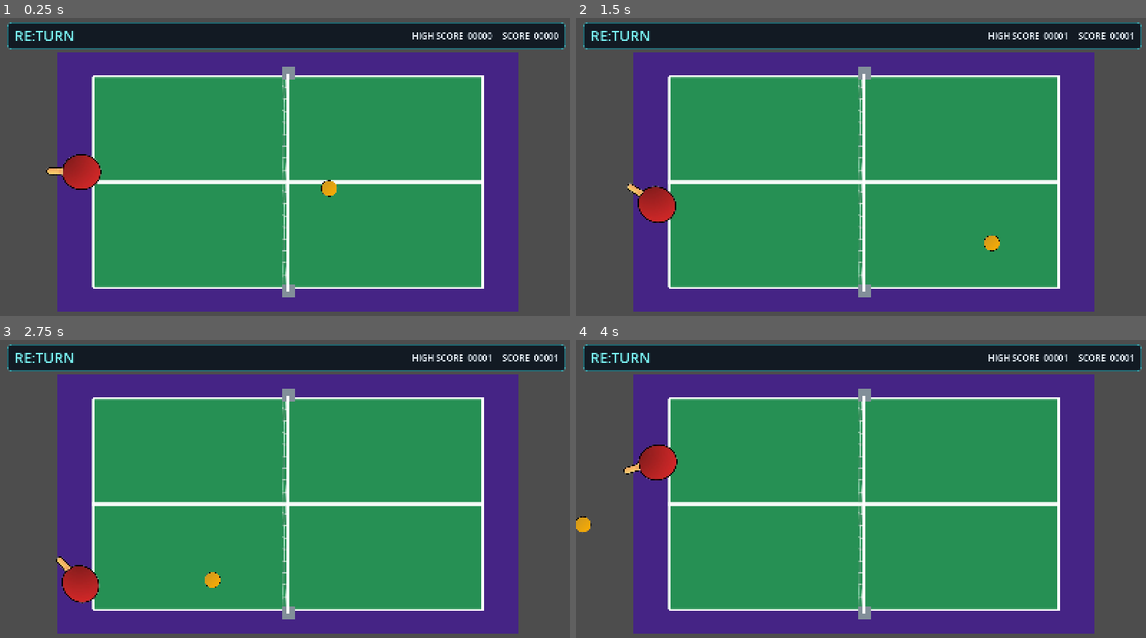
Above: before the commit, frames 1-4 (two rows, left to right).
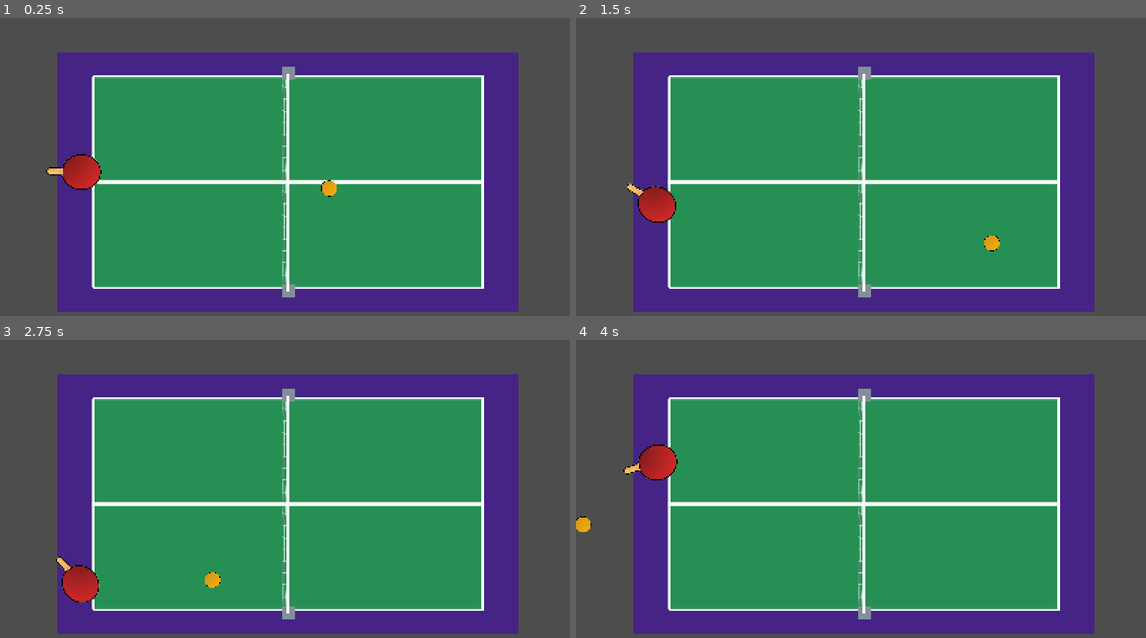
Above: after the commit, the same moments.

Repository: AkshatPaji/RE-TURN-Godot
Game: Godot game, scene res://Scenes/game.tscn
Same seed, same stepped clock (60 frames per second), same inputs: the game is played once before the commit and once after it.
Inputs (mouse positions are in pixels of both pictures, inside the frame that each line leads up to):
- Up to frame 1 (0.25 s): no input
- Up to frame 2 (1.5 s): tap Enter at 0.5 s; move the mouse to (986, 164) at 0.52 s; hold Right 0.53-1.28 s; tap Alt at 0.6 s; click (986, 164) at 0.67 s; move the mouse to (747, 193) at 1.27 s; hold Down (down) from 1.28 s (still down); tap Shift at 1.35 s
- Up to frame 3 (2.75 s): move the mouse to (342, 429) at 2.02 s; release Down (down) at 2.03 s; hold Right from 2.03 s (still down); tap Alt at 2.1 s
- Up to frame 4 (4 s): move the mouse to (832, 566) at 2.77 s; release Right at 2.78 s; hold Up (up) 2.78-3.53 s; tap Shift at 2.85 s; click (832, 566) at 2.92 s; move the mouse to (1032, 548) at 3.52 s; hold Left from 3.53 s (still down); tap Alt at 3.6 s

The runs differ from the first frame. In frame 1, 8.9% of the frame differs, in the area x 1-100%, y 1-11%; in frame 2, 8.9%; in frame 3, 8.9%; in frame 4, 8.9%.
Error after the commit: Invalid assignment of property or key 'text' with value of type 'String' on a base object of type 'null instance'. (res://Scripts/ball.gd:90)

Commit message:
yayyy i changed the look(i used ai help for nbavigation porperties n color scheme suggestion )

Diff:
--- a/Scenes/game.tscn
+++ b/Scenes/game.tscn
@@ -4,7 +4,6 @@
 [ext_resource type="PackedScene" uid="uid://c83nkxwro5bia" path="res://Scenes/paddle.tscn" id="2_wowpa"]
 [ext_resource type="PackedScene" uid="uid://we0b6wekqfbc" path="res://Scenes/barrier.tscn" id="3_i6g32"]
 [ext_resource type="PackedScene" uid="uid://5xynjm4rrdek" path="res://Scenes/ball.tscn" id="4_1l0tm"]
-[ext_resource type="PackedScene" uid="uid://dwe2p8gtstggp" path="res://Scenes/margins.tscn" id="5_wowpa"]
 
 [sub_resource type="WorldBoundaryShape2D" id="WorldBoundaryShape2D_p3ca1"]
 normal = Vector2(0, 1)
@@ -37,10 +36,8 @@
 shape = SubResource("WorldBoundaryShape2D_w343b")
 
 [node name="barrier" parent="." unique_id=1335119937 instance=ExtResource("3_i6g32")]
-position = Vector2(1185, 364)
+position = Vector2(1185, 379)
 
 [node name="Ball" parent="." unique_id=1972545983 instance=ExtResource("4_1l0tm")]
 position = Vector2(641, 364)
 scale = Vector2(0.2, 0.2)
-
-[node name="Margins" parent="." unique_id=815624557 instance=ExtResource("5_wowpa")]
--- a/Scenes/main.tscn
+++ b/Scenes/main.tscn
@@ -1,14 +1,8 @@
 [gd_scene format=3 uid="uid://ce56v3enbxhnr"]
 
-[node name="VBoxContainer" type="VBoxContainer" unique_id=1427069511]
-offset_right = 1320.0
-offset_bottom = 920.0
+[ext_resource type="PackedScene" uid="uid://3t51e8debkhv" path="res://Scenes/game.tscn" id="1_bo1nx"]
+[ext_resource type="PackedScene" uid="uid://dwe2p8gtstggp" path="res://Scenes/margins.tscn" id="2_8gbba"]
 
-[node name="Control" type="Control" parent="." unique_id=1653773468]
-layout_mode = 2
+[node name="main" unique_id=1719917339 instance=ExtResource("1_bo1nx")]
 
-[node name="Label" type="Label" parent="Control" unique_id=838181680]
-layout_mode = 0
-offset_right = 542.0
-offset_bottom = 52.0
-text = "RE:TURN - GODOT"
+[node name="Margins" parent="." index="5" unique_id=815624557 instance=ExtResource("2_8gbba")]
--- a/Scenes/margins.tscn
+++ b/Scenes/margins.tscn
@@ -1,42 +1,51 @@
 [gd_scene format=3 uid="uid://dwe2p8gtstggp"]
+
+[sub_resource type="StyleBoxFlat" id="StatsPanelStyle"]
+content_margin_left = 20.0
+content_margin_top = 8.0
+content_margin_right = 20.0
+content_margin_bottom = 8.0
+bg_color = Color(0.2, 0.11, 0.34, 0.94)
+border_width_left = 1
+border_width_top = 1
+border_width_right = 1
+border_width_bottom = 1
+border_color = Color(0.96, 0.94, 1, 0.9)
+corner_radius_top_left = 8
+corner_radius_top_right = 8
+corner_radius_bottom_right = 8
+corner_radius_bottom_left = 8
 
 [sub_resource type="SystemFont" id="HudFont"]
 font_names = PackedStringArray("Arial")
 font_weight = 700
+subpixel_positioning = 0
 
 [sub_resource type="LabelSettings" id="TitleSettings"]
 font = SubResource("HudFont")
-font_color = Color(0.48, 0.95, 0.95, 1)
-font_size = 40
+font_size = 47
+font_color = Color(0.98, 0.96, 1, 1)
 outline_size = 3
-outline_color = Color(0.02, 0.08, 0.13, 1)
+outline_color = Color(0.15, 0.08, 0.25, 1)
 
-[sub_resource type="LabelSettings" id="StatsSettings"]
+[sub_resource type="LabelSettings" id="HighScoreSettings"]
 font = SubResource("HudFont")
-font_color = Color(0.94, 0.97, 1, 1)
-font_size = 24
+font_size = 30
+font_color = Color(1, 0.82, 0.49, 1)
 outline_size = 2
-outline_color = Color(0.02, 0.08, 0.13, 1)
+outline_color = Color(0.15, 0.08, 0.25, 1)
 
-[sub_resource type="StyleBoxFlat" id="StatsPanelStyle"]
-bg_color = Color(0.02, 0.06, 0.1, 0.82)
-border_color = Color(0.24, 0.82, 0.86, 0.9)
-border_width_left = 2
-border_width_top = 2
-border_width_right = 2
-border_width_bottom = 2
-corner_radius_top_left = 12
-corner_radius_top_right = 12
-corner_radius_bottom_right = 12
-corner_radius_bottom_left = 12
-content_margin_left = 20.0
-content_margin_top = 8.0
-content_margin_right = 20.0
-content_margin_bottom = 8.0
+[sub_resource type="LabelSettings" id="ScoreSettings"]
+font = SubResource("HudFont")
+font_size = 30
+font_color = Color(0.98, 0.96, 1, 1)
+outline_size = 2
+outline_color = Color(0.15, 0.08, 0.25, 1)
 
 [node name="Margins" type="CanvasLayer" unique_id=815624557]
 
 [node name="StatsPanel" type="PanelContainer" parent="." unique_id=213904813]
+anchors_preset = 10
 anchor_right = 1.0
 offset_left = 20.0
 offset_top = 12.0
@@ -54,6 +63,11 @@
 text = "RE:TURN"
 label_settings = SubResource("TitleSettings")
 
+[node name="RedAccent" type="ColorRect" parent="StatsPanel/Stats" unique_id=213904817]
+custom_minimum_size = Vector2(3, 28)
+layout_mode = 2
+color = Color(0.68, 0.18, 0.2, 1)
+
 [node name="Spacer" type="Control" parent="StatsPanel/Stats" unique_id=213904816]
 layout_mode = 2
 size_flags_horizontal = 3
@@ -61,9 +75,9 @@
 [node name="HighScore" type="Label" parent="StatsPanel/Stats" unique_id=213904815]
 layout_mode = 2
 text = "HIGH SCORE  00000"
-label_settings = SubResource("StatsSettings")
+label_settings = SubResource("HighScoreSettings")
 
 [node name="Score" type="Label" parent="StatsPanel/Stats" unique_id=838181681]
 layout_mode = 2
 text = "SCORE  00000"
-label_settings = SubResource("StatsSettings")
+label_settings = SubResource("ScoreSettings")
